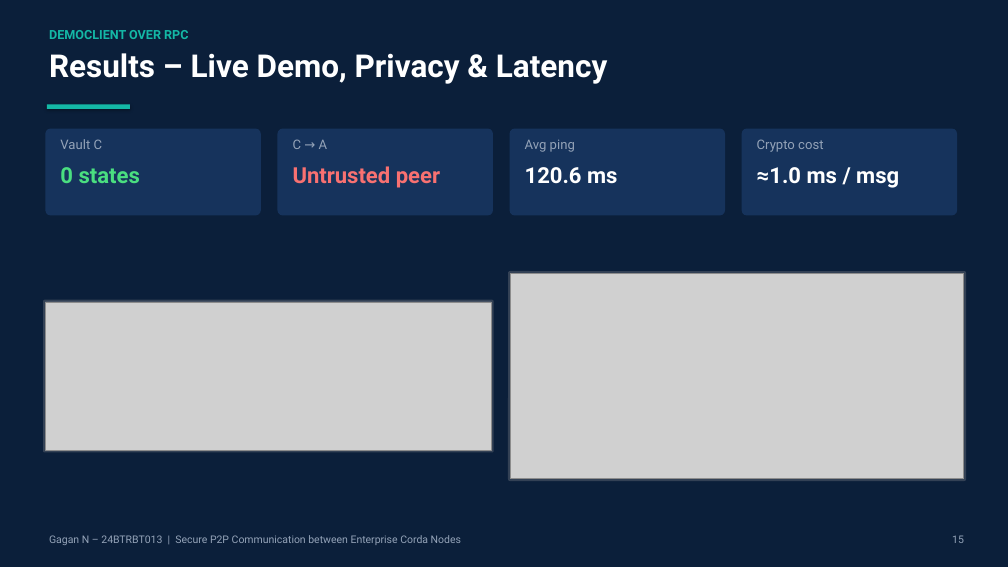
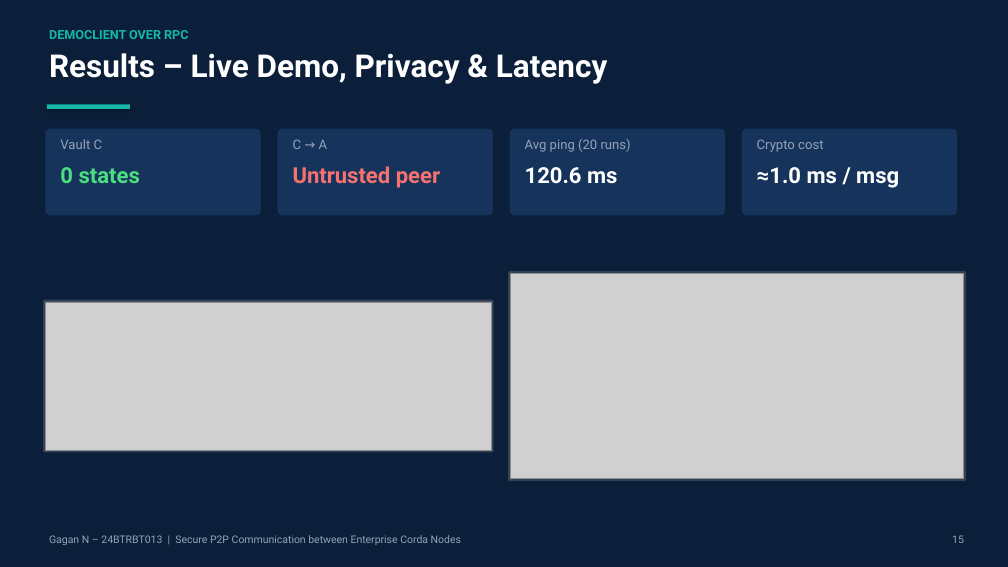
Before and after one commit to Momo-1628/secure-p2p-corda-nodes, a slide deck: slide 15 of ppt/Topic12_Secure_P2P_Corda_24BTRBT013.pptx. Drawn at 1008x567 pixels with LibreOffice and Linux fonts; fonts in the diff are those of the drawing; grey boxes stand for pictures. Boxes give left, top, right and bottom in pixels: in the first picture for what was removed or moved away, otherwise in the second. Text is boxed around its words. In the diff, an @@ line names an element or a change of style, - is before the commit and + after.

```diff
--- a/ppt/Topic12_Secure_P2P_Corda_24BTRBT013.pptx
+++ b/ppt/Topic12_Secure_P2P_Corda_24BTRBT013.pptx
@@ text at (x1=525, y1=139, x2=631, y2=152): text changed @@
-Avg ping
+Avg ping (20 runs)
```
Also in this commit, not shown: 15 other slides changed, 2 other files.
